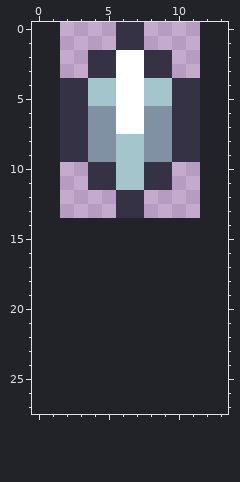
Two states of a pixel-art sprite, Projectiles/Pellet.png. This is how it looked before the edit.
The file is 10x14 pixels. The old version is drawn lined up with the new one, on the new canvas.
After:
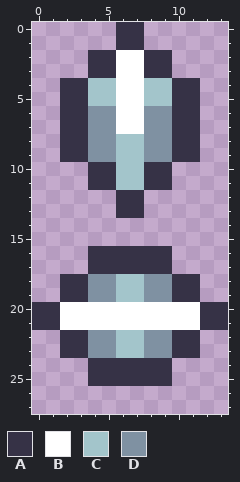
Palette (. is transparent): A #363246  B #ffffff  C #a3c5cb  D #7f91a2
What changed:
canvas 10x14 -> 14x28, the old top-left corner now at 2,0
Colour A now appears in rows 16 to 17 at x 4 to 9; in rows 18 to 19 at x 2 to 3 and 10 to 11; in rows 20 to 21 at x 0 to 1 and 12 to 13; in rows 22 to 23 at x 2 to 3 and 10 to 11; in rows 24 to 25 at x 4 to 9.
Colour B now appears in rows 20 to 21 at x 2 to 11.
Colour C now appears in rows 18 to 19 at x 6 to 7; in rows 22 to 23 at x 6 to 7.
Colour D now appears in rows 18 to 19 at x 4 to 5 and 8 to 9; in rows 22 to 23 at x 4 to 5 and 8 to 9.
Changed places in both pictures, as pixel boxes (x1, y1, x2, y2):
added: (32, 246, 228, 386)
